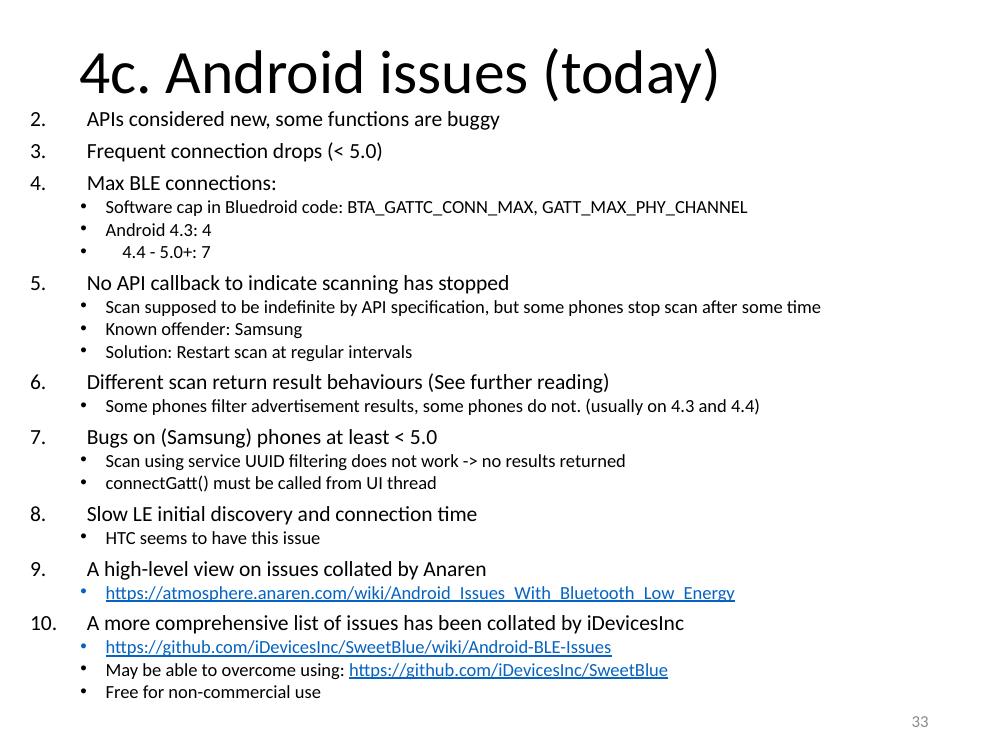
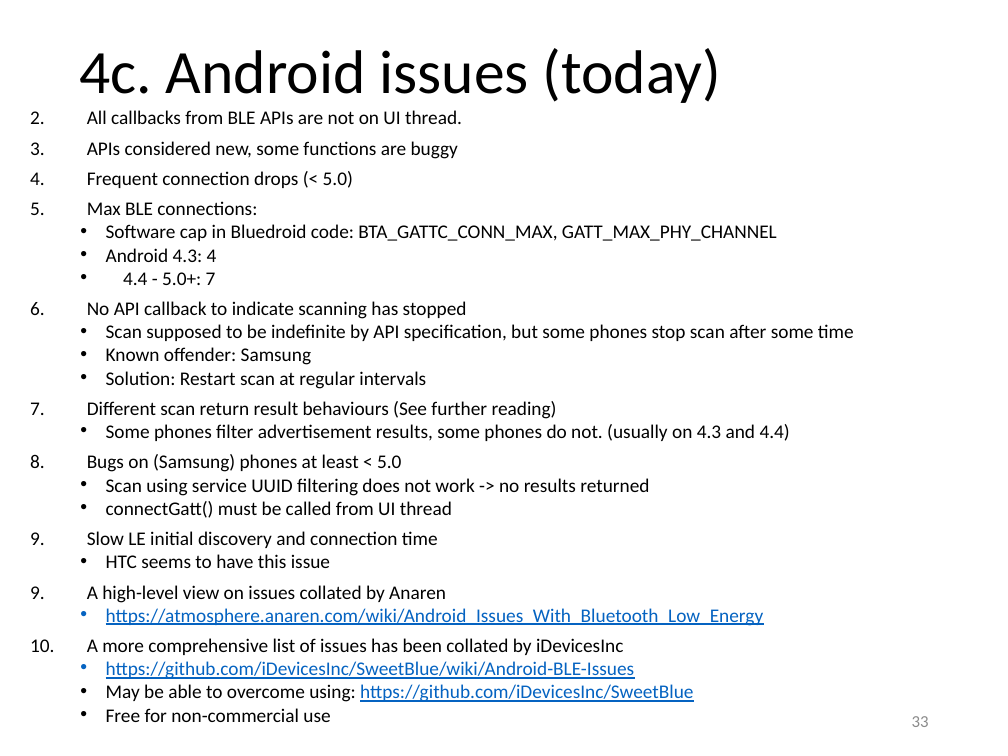
Before and after one commit to yeokm1/intro-to-ble, a slide deck: slide 33 of intro to ble.pptx. Drawn at 1008x756 pixels with LibreOffice and Linux fonts; fonts in the diff are those of the drawing. Boxes give left, top, right and bottom in pixels: in the first picture for what was removed or moved away, otherwise in the second. Text is boxed around its words. In the diff, an @@ line names an element or a change of style, - is before the commit and + after.

```diff
--- a/intro to ble.pptx
+++ b/intro to ble.pptx
@@ text at (87, 110, 462, 124): paragraph added @@
+  2. All callbacks from BLE APIs are not on UI thread.
@@ text at (87, 141, 854, 722): size 15.4 to 13.8 pt in "APIs considered new, some functions are buggy", "Frequent connection drops (< 5.0)", "Max BLE connections:", "No API callback to indicate scanning has ..." and 5 more places; size 13.2 to 13.8 pt in "Software cap in Bluedroid code: BTA_GATTC_CONN_MAX, GATT_MAX ...", "Android 4.3: 4", "4.4 - 5.0+: 7", "Scan supposed to be indefinite by API ..." and 10 more places @@
```
Also in this commit, not shown: 2 other slides changed.
